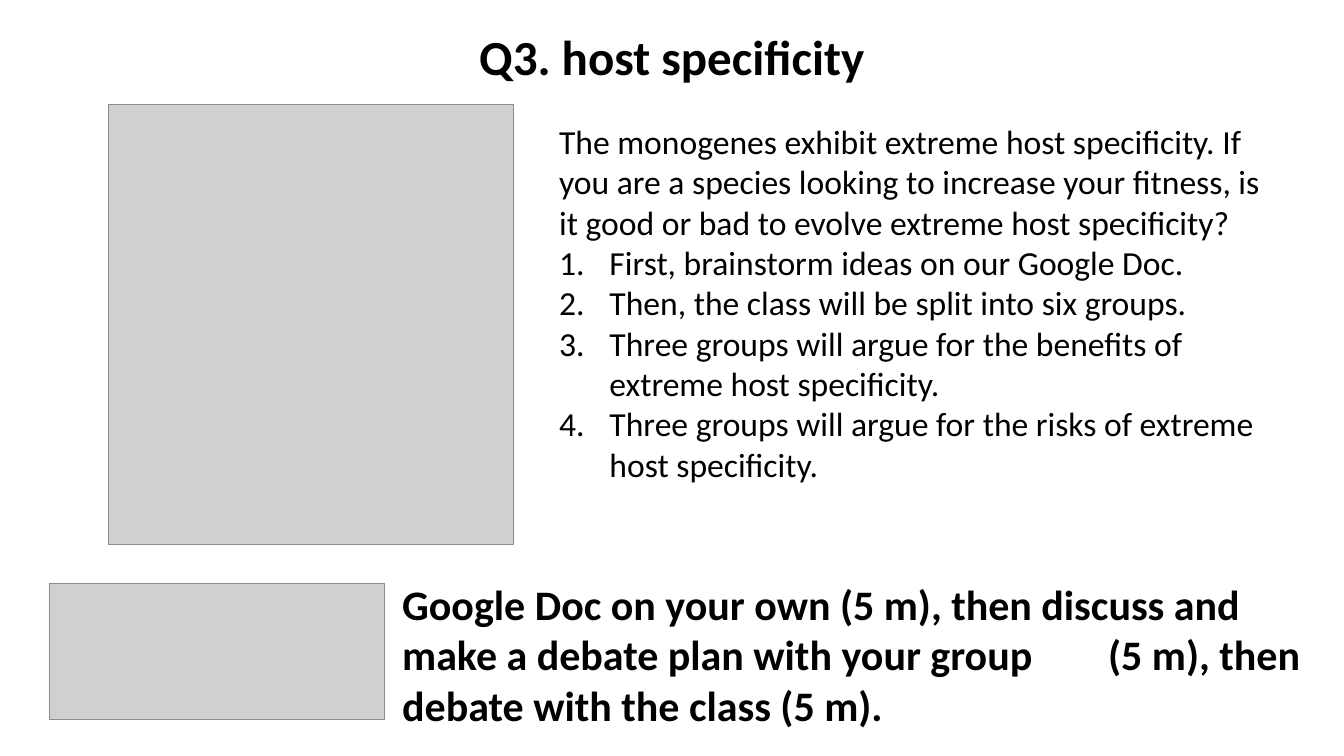
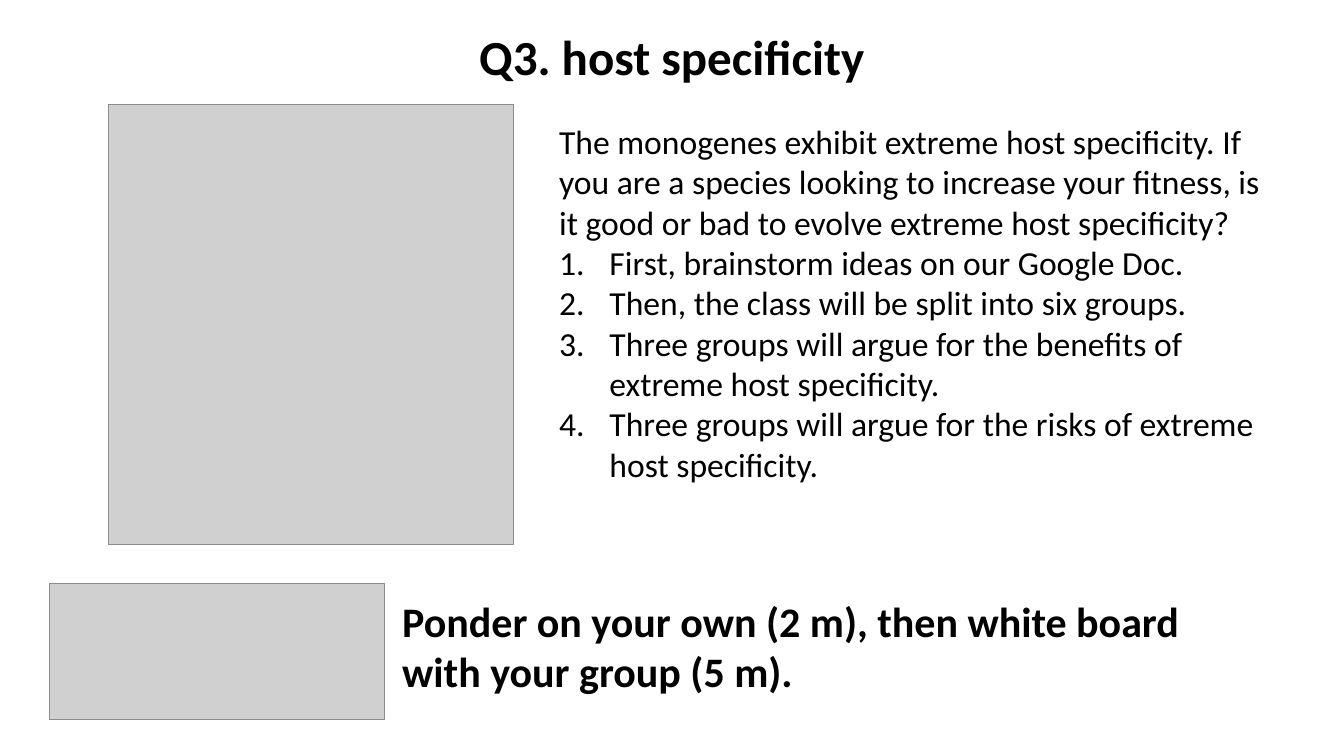
Before and after one commit to wood-lab/fish_406, a slide deck: slide 4 of docs/lectures/in-class_activities/class_6.pptx. Drawn at 1344x756 pixels with LibreOffice and Linux fonts; fonts in the diff are those of the drawing; grey boxes stand for pictures. Boxes give left, top, right and bottom in pixels: in the first picture for what was removed or moved away, otherwise in the second. Text is boxed around its words. In the diff, an @@ line names an element or a change of style, - is before the commit and + after.

Commit message:
updating class 6 ppt

```diff
--- a/docs/lectures/in-class_activities/class_6.pptx
+++ b/docs/lectures/in-class_activities/class_6.pptx
@@ text at (402, 606, 1179, 694): text changed @@
-Google Doc on your own (5 m), then discuss and make a debate plan with your group (5 m), then debate with the class (5 m).
+Ponder on your own (2 m), then white board
+with your group (5 m).
```
Also in this commit, not shown: 2 other slides changed, 12 other files.
